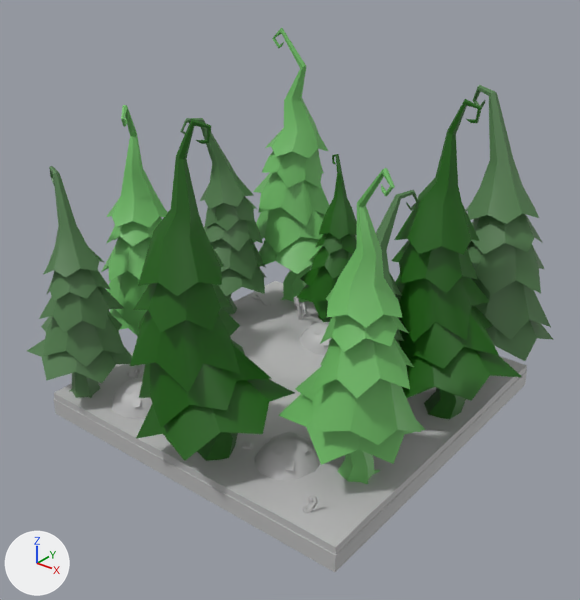
A saved change to the FBX model Cryptique/Assets/FBX/FullRoom/3 - Forest/Foret_croisee_wendigo.fbx.
Camera for both pictures: a 50 mm lens placed at (10.49, -12.86, 10.54), pointed at (0.56, -0.45, 2.84). Lighting does not change. The marker at lower left points along +X, +Y and +Z. Where no turn or scale is listed for an object, it has been applied to the vertices.

Objects in the first picture: 'Buisson34', 'Buisson36', 'Buisson37', 'sapin16', 'sapin17', 'sapin18', 'sapin19', 'sapin20', 'sapin21', 'sapin22', 'sapin23', 'sapin24', 'sapin25', 'sol10', 'sol27'.
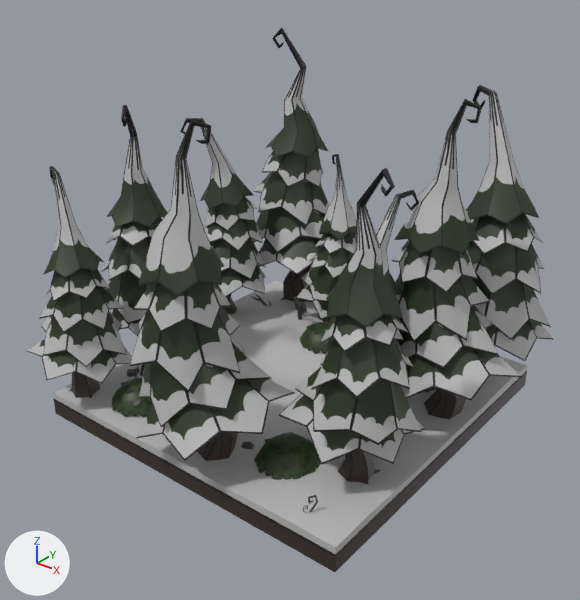
Boxes [x1, y1, x2, y2] around the edits, measured in the pictures (580 x 600 px):
'sapin23', recoloured (green to grey): [130, 119, 295, 461] in both
'sapin21', recoloured (green to grey): [278, 168, 426, 484] in both
'sapin17', recoloured (green to grey): [392, 99, 522, 420] in both
'sapin16', recoloured (green to grey): [466, 85, 554, 361] in both
'sapin22', recoloured (green to grey): [27, 166, 132, 398] in both
'sapin18', recoloured (green to grey): [252, 28, 329, 302] in both
'sol10', recoloured (grey to black): [54, 371, 527, 572] in both
'sapin24', recoloured (green to grey): [101, 105, 168, 336] in both
'sapin25', recoloured (green to grey): [180, 118, 267, 314] in both
'sapin19', recoloured (green to grey): [296, 154, 357, 322] in both
'Buisson36', recoloured (grey to green): [254, 432, 321, 480] in both
'Buisson34', recoloured (grey to green): [112, 378, 152, 418] in both
'sapin20', recoloured (green to grey): [376, 190, 419, 387] in both
'Buisson37', recoloured (grey to green): [299, 322, 331, 355] in both

The change, as a list of edits to the scene's bpy script:
```text
Add mat_buisson66:
    mat_buisson66 = bpy.data.materials.new('Buisson66')
    # uses the picture img_buisson_png
    # uses the picture img_new_buisson_png
Change me_mesh_025:
    where me_mesh_025.from_pydata(...)  # 196 vertices, 134 faces; spans x -1.22..1.9, y -0.98..1.73, z 0.0..7.0
    remove me_mesh_025.materials.append(mat_sapin03)  # dark green #186000
    add me_mesh_025.materials.append(mat_sapin138)  # picture img_sapin01_rgb_png
Change me_mesh_023:
    where me_mesh_023.from_pydata(...)  # 199 vertices, 138 faces; spans x -2.22..0.36, y -0.95..1.54, z 0.0..6.49
    remove me_mesh_023.materials.append(mat_sapin01)  # green #6fbc66
    add me_mesh_023.materials.append(mat_sapin136)  # picture img_sapin02_rgb_png
Change me_mesh_021:
    where me_mesh_021.from_pydata(...)  # 196 vertices, 134 faces; spans x -1.02..2.18, y -1.36..1.45, z 0.0..7.0
    remove me_mesh_021.materials.append(mat_sapin03)  # dark green #186000
    add me_mesh_021.materials.append(mat_sapin138)  # picture img_sapin01_rgb_png
Change me_mesh_024:
    where me_mesh_024.from_pydata(...)  # 209 vertices, 146 faces; spans x -0.43..1.75, y -1.35..0.85, z -0.01..5.2
    remove me_mesh_024.materials.append(mat_sapin02)  # green #517d4c
    add me_mesh_024.materials.append(mat_sapin137)  # picture img_sapin03_rgb_png
Change me_mesh_022:
    where me_mesh_022.from_pydata(...)  # 209 vertices, 146 faces; spans x -1.38..0.84, y -1.75..0.45, z -0.01..5.2
    remove me_mesh_022.materials.append(mat_sapin02)  # green #517d4c
    add me_mesh_022.materials.append(mat_sapin137)  # picture img_sapin03_rgb_png
Change me_mesh_028:
    where me_mesh_028.from_pydata(...)  # 79 vertices, 57 faces; spans x -0.682..0.682, y -0.649..0.649, z 0.0..0.516
    remove me_mesh_028.materials.append(mat_buisson)  # grey #bcbcbc
    add me_mesh_028.materials.append(mat_buisson66)
Change me_mesh_019:
    where me_mesh_019.from_pydata(...)  # 196 vertices, 134 faces; spans x -1.37..0.67, y -0.82..1.13, z 0.0..4.74
    remove me_mesh_019.materials.append(mat_sapin03)  # dark green #186000
    add me_mesh_019.materials.append(mat_sapin138)  # picture img_sapin01_rgb_png
Change me_mesh_006:
    where me_mesh_006.from_pydata(...)  # 79 vertices, 57 faces; spans x -0.71..0.71, y -0.676..0.676, z 0.0..0.537
    remove me_mesh_006.materials.append(mat_buisson)  # grey #bcbcbc
    add me_mesh_006.materials.append(mat_buisson66)
Change me_mesh:
    where me_mesh.from_pydata(...)  # 8 vertices, 5 faces; spans x -4.0..4.0, y -4.0..4.0, z -0.2..0.2
    remove me_mesh.materials.append(mat_piece_taverne)  # grey #bcbcbc
    add me_mesh.materials.append(mat_terre)  # picture img_sol_ext_png
Change me_mesh_020:
    where me_mesh_020.from_pydata(...)  # 209 vertices, 146 faces; spans x -0.64..2.26, y -1.83..1.05, z -0.01..6.73
    remove me_mesh_020.materials.append(mat_sapin02)  # green #517d4c
    add me_mesh_020.materials.append(mat_sapin137)  # picture img_sapin03_rgb_png
Change me_mesh_018:
    where me_mesh_018.from_pydata(...)  # 199 vertices, 138 faces; spans x -0.38..2.66, y -1.29..1.47, z 0.0..7.48
    remove me_mesh_018.materials.append(mat_sapin01)  # green #6fbc66
    add me_mesh_018.materials.append(mat_sapin136)  # picture img_sapin02_rgb_png
Change me_mesh_027:
    where me_mesh_027.from_pydata(...)  # 199 vertices, 138 faces; spans x -2.15..0.71, y -0.5..1.94, z 0.0..6.49
    remove me_mesh_027.materials.append(mat_sapin01)  # green #6fbc66
    add me_mesh_027.materials.append(mat_sapin136)  # picture img_sapin02_rgb_png
Change me_mesh_026:
    where me_mesh_026.from_pydata(...)  # 209 vertices, 146 faces; spans x -0.9..1.5, y -0.49..1.89, z -0.01..5.62
    remove me_mesh_026.materials.append(mat_sapin02)  # green #517d4c
    add me_mesh_026.materials.append(mat_sapin137)  # picture img_sapin03_rgb_png
Change me_mesh_005:
    where me_mesh_005.from_pydata(...)  # 79 vertices, 57 faces; spans x -0.682..0.682, y -0.649..0.649, z 0.0..0.516
    remove me_mesh_005.materials.append(mat_buisson)  # grey #bcbcbc
    add me_mesh_005.materials.append(mat_buisson66)
```
